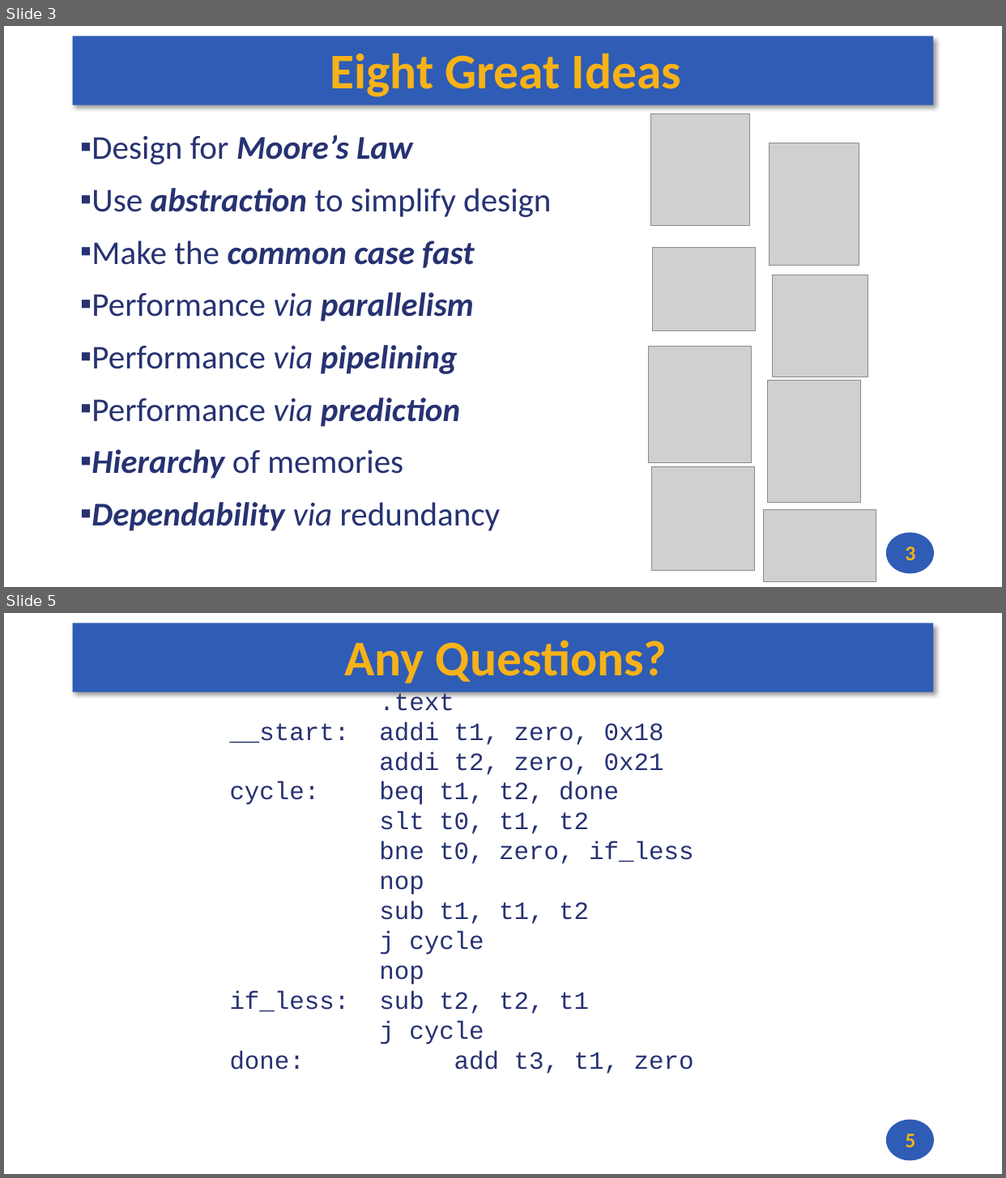
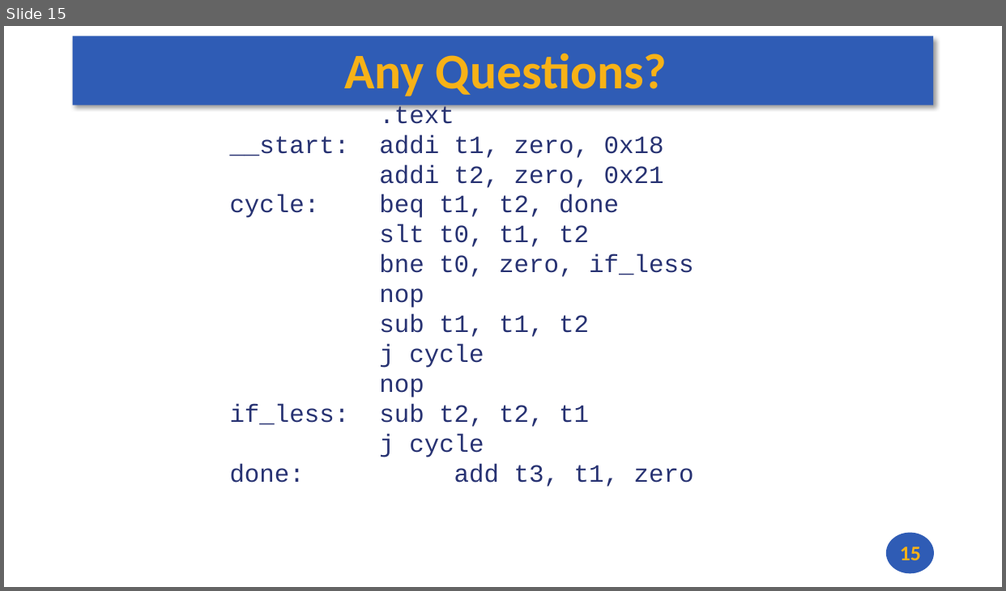
Before and after one commit to andrewt0301/hse-acos-course, a slide deck: docs/part1ca/03_CPU/CA_Lecture_03.pptx. Shown one above the other, each under a label of ours: slides 3 and 5 before the commit, slide 15 after it; the slides between them are not shown. The pictures are 1006x1178 and 1006x591 pixels, drawn with LibreOffice and Linux fonts; fonts in the diff are those of the drawing; grey boxes stand for pictures. Boxes give left, top, right and bottom in pixels: in the first picture for what was removed or moved away, otherwise in the second. Text is boxed around its words. In the diff, an @@ line names an element or a change of style, - is before the commit and + after.

```diff
--- a/docs/part1ca/03_CPU/CA_Lecture_03.pptx
+++ b/docs/part1ca/03_CPU/CA_Lecture_03.pptx
@@ slide 3 removed at (4,26,1002,587), background #FFFFFF; not listed: 2 template elements that a slide beside it also shows @@
@@ title removed at (330,54,681,97) @@
-Eight Great Ideas
@@ picture removed at (651,114,750,226) @@
@@ text removed at (91,135,551,531) @@
-▪ Design for Moore’s Law
-▪ Use abstraction to simplify design
-▪ Make the common case fast
-▪ Performance via parallelism
-▪ Performance via pipelining
-▪ Performance via prediction
-▪ Hierarchy of memories
-▪ Dependability via redundancy
@@ picture removed at (769,143,859,265) @@
@@ picture removed at (652,248,756,331) @@
@@ picture removed at (772,275,868,378) @@
@@ picture removed at (649,347,752,463) @@
@@ picture removed at (768,380,861,502) @@
@@ picture removed at (651,467,755,571) @@
@@ picture removed at (763,510,876,583) @@
@@ page number removed at (905,547,915,561) @@
-3
@@ what was slide 5 is now slide 15 @@
@@ page number at (900,547,921,561): text changed @@
-5
+15
```
Also in this commit, not shown: 2 slides changed, 12 slides added, 1 other slide removed, 2 other files.
